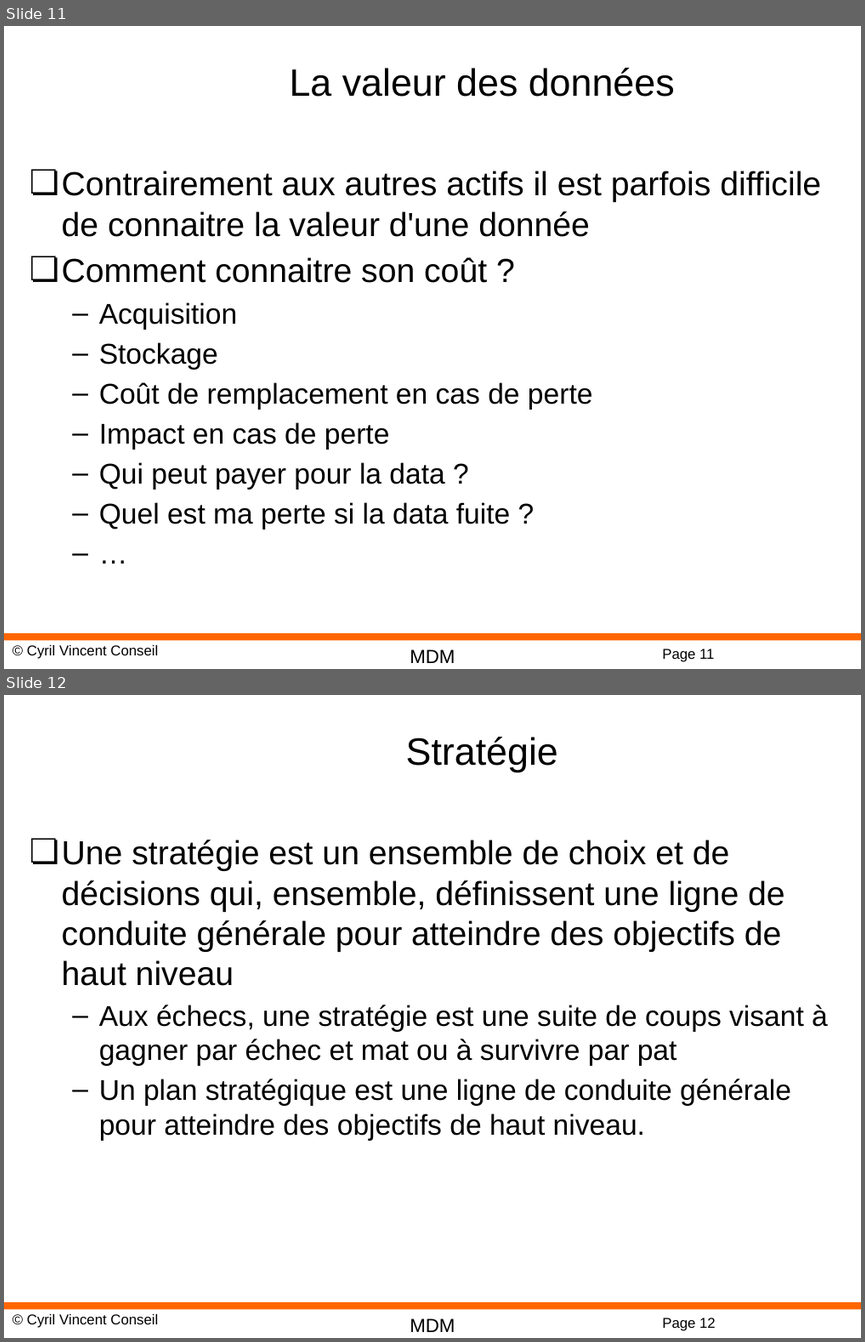
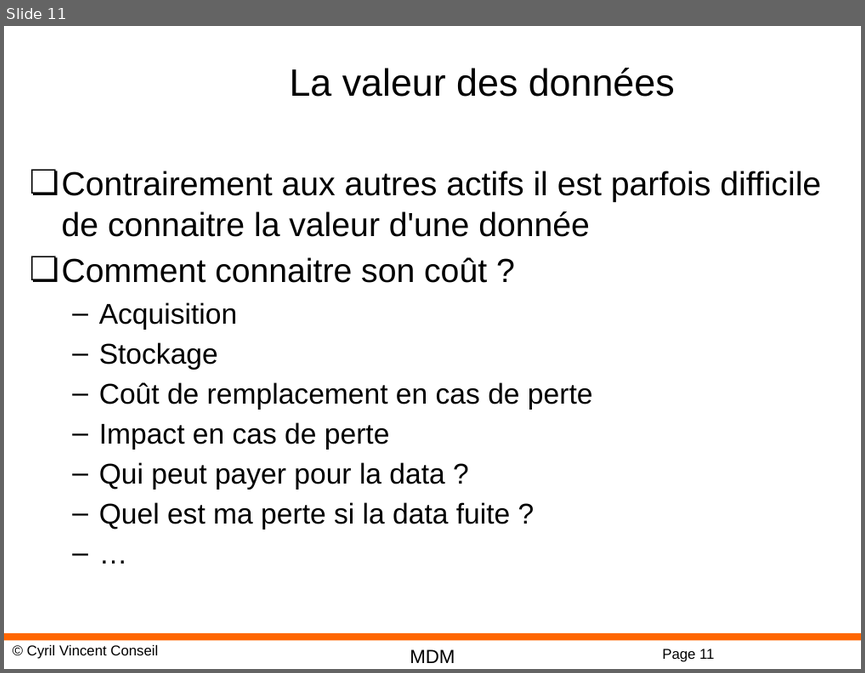
Before and after one commit to cyrilvincent/mdm, a slide deck: DM02-DataManagement.pptx. Shown one above the other, each under a label of ours: slides 11 and 12 before the commit, slide 11 after it. The pictures are 865x1342 and 865x673 pixels, drawn with LibreOffice and Linux fonts; fonts in the diff are those of the drawing; background and template pictures are left out. Boxes give left, top, right and bottom in pixels: in the first picture for what was removed or moved away, otherwise in the second. Text is boxed around its words. In the diff, an @@ line names an element or a change of style, - is before the commit and + after.

```diff
--- a/DM02-DataManagement.pptx
+++ b/DM02-DataManagement.pptx
@@ slide 12 removed at box(4, 695, 861, 1338), background #FFFFFF; not listed: 4 template elements that a slide beside it also shows @@
@@ title removed at box(406, 737, 558, 772) @@
-Stratégie
@@ text removed at box(62, 839, 828, 1140) @@
-❏ Une stratégie est un ensemble de choix et de décisions qui, ensemble, définissent une ligne de conduite générale pour atteindre des objectifs de haut niveau
-  – Aux échecs, une stratégie est une suite de coups visant à gagner par échec et mat ou à survivre par pat
-  – Un plan stratégique est une ligne de conduite générale pour atteindre des objectifs de haut niveau.
```
Also in this commit, not shown: 4 slides changed, 1 other slide removed, 12 other files.
